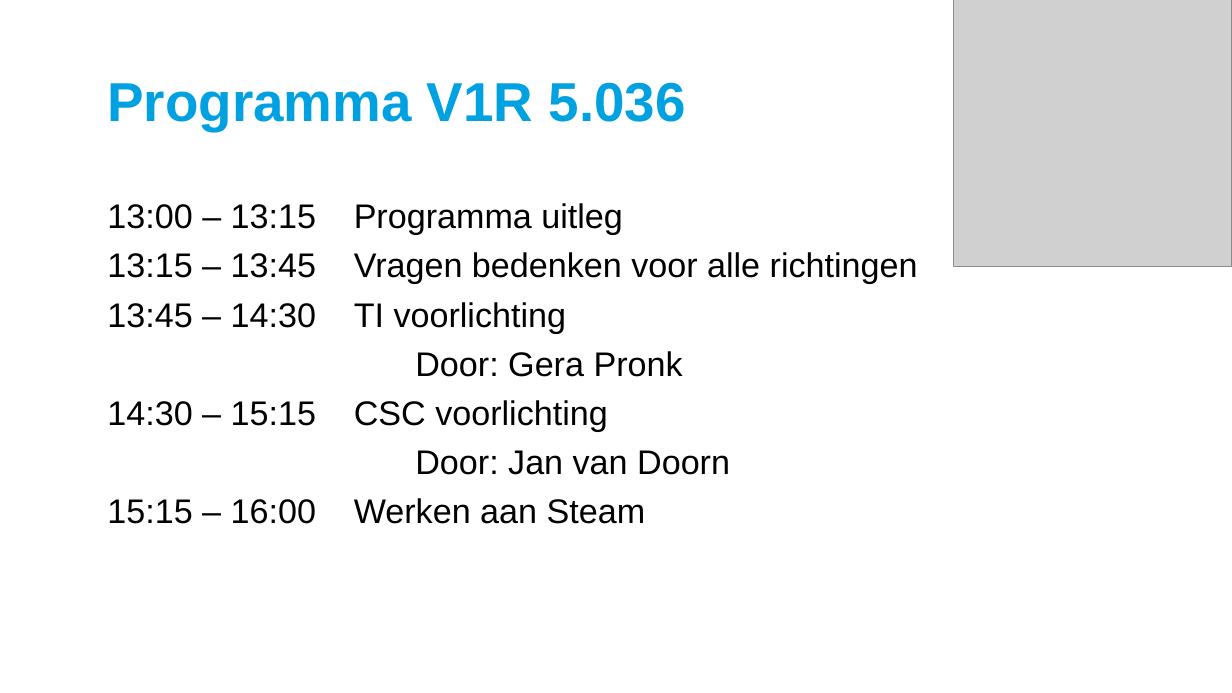
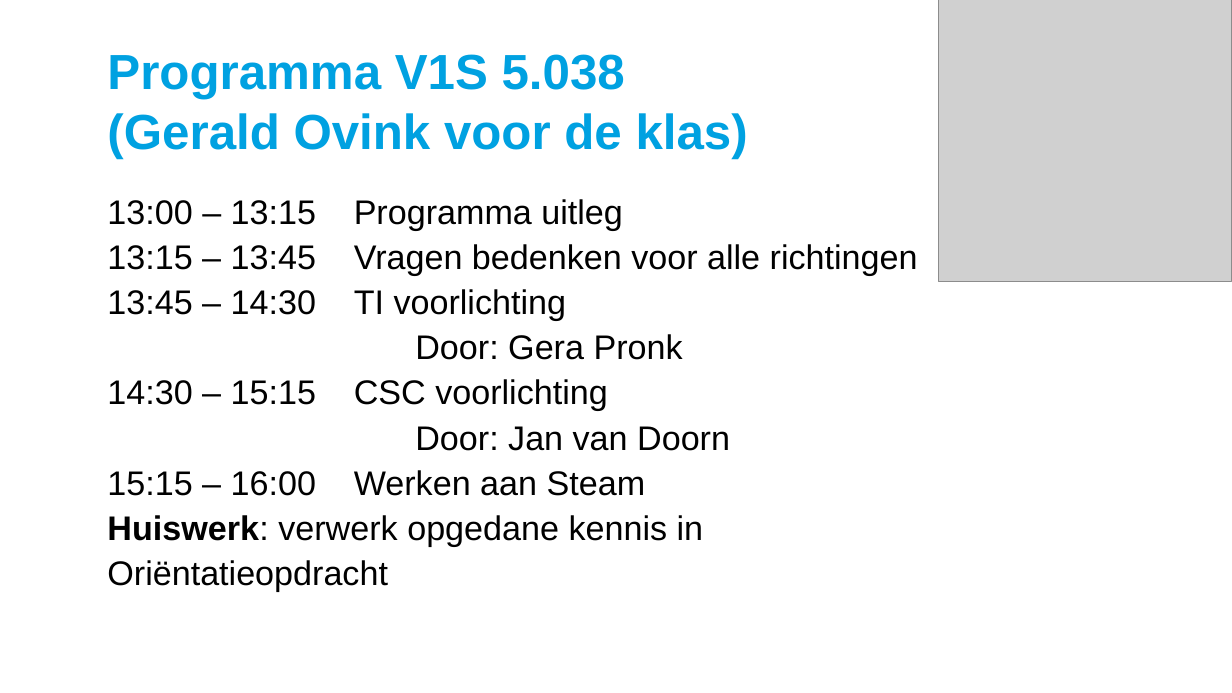
Before and after one commit to HU-PROP-S1/V1SE1_2526_februari-student, a slide deck: slide 4 of Slides/Steam/2026-12-05_ORIENTATIE_PROGRAMMA.pptx. Drawn at 1232x693 pixels with LibreOffice and Linux fonts; fonts in the diff are those of the drawing; grey boxes stand for pictures; background and template pictures are left out. Boxes give left, top, right and bottom in pixels: in the first picture for what was removed or moved away, otherwise in the second. Text is boxed around its words. In the diff, an @@ line names an element or a change of style, - is before the commit and + after.

```diff
--- a/Slides/Steam/2026-12-05_ORIENTATIE_PROGRAMMA.pptx
+++ b/Slides/Steam/2026-12-05_ORIENTATIE_PROGRAMMA.pptx
@@ picture: place and size @@
-picture at [954, 0, 1232, 267]
+picture at [939, 0, 1232, 281]
@@ title at [107, 54, 748, 159]: text changed; size 42.7 to 38.4 pt @@
-Programma V1R 5.036
+Programma V1S 5.038
+(Gerald Ovink voor de klas)
@@ text at [107, 200, 918, 496]: line spacing 1.2 to 1.1 @@
@@ text at [107, 515, 704, 591]: paragraph added @@
+Huiswerk: verwerk opgedane kennis in Oriëntatieopdracht
```
Also in this commit, not shown: 1 other slide changed, 2 slides removed, 1 other file.
